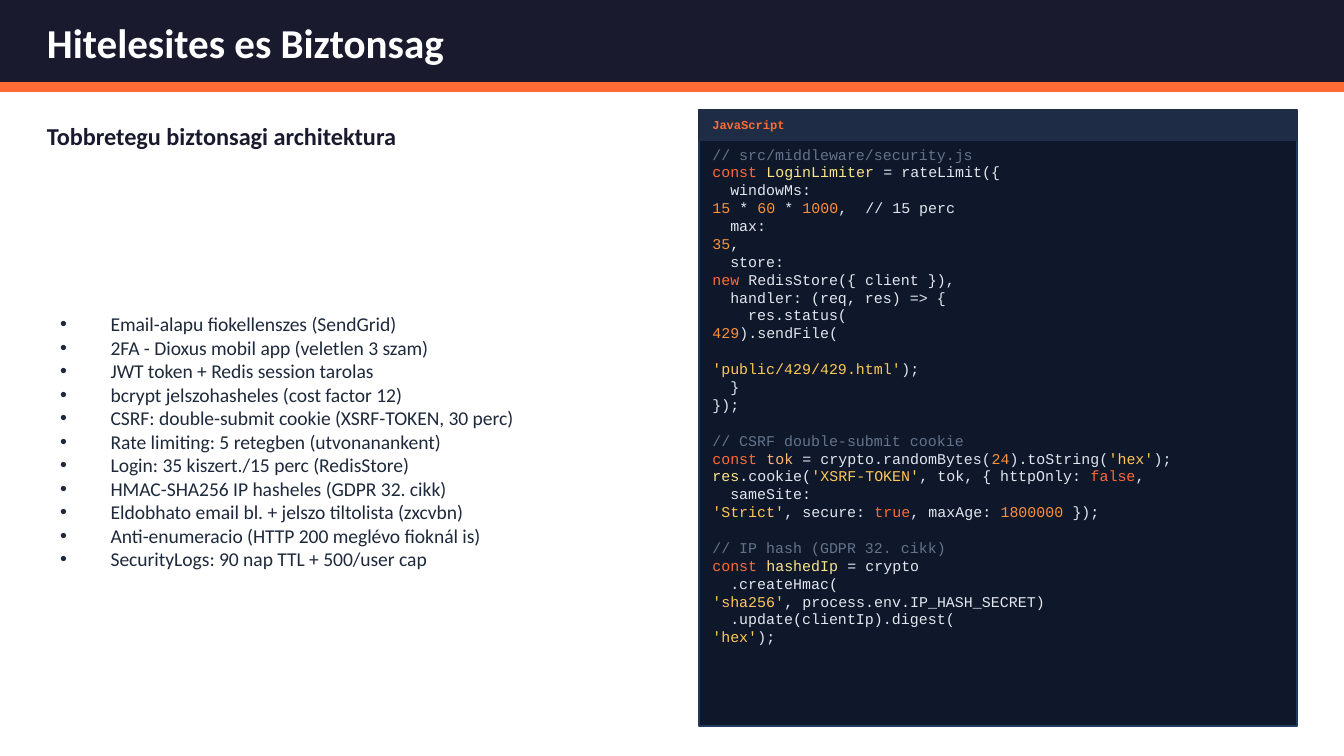
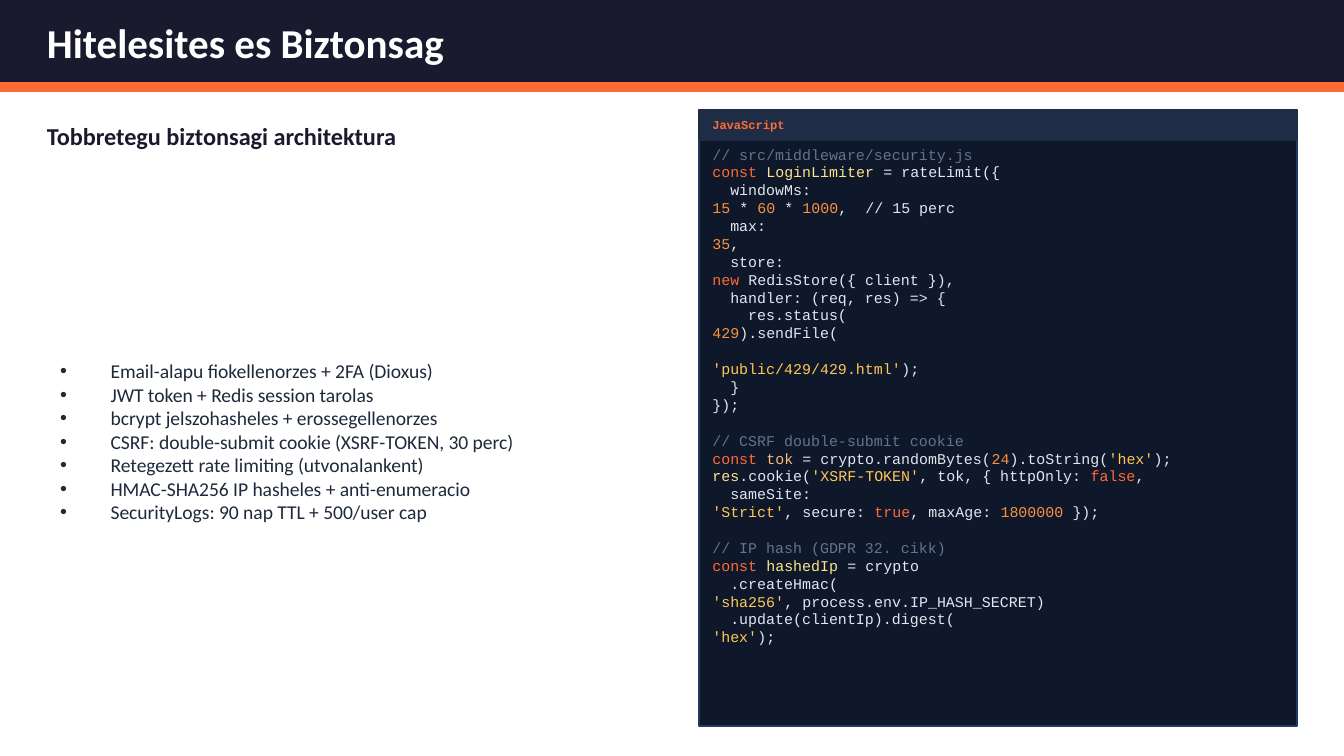
Before and after one commit to bivorzk/iskolaprojekt, a slide deck: slide 13 of SnapTray_Prezentacio_v3.pptx. Drawn at 1344x756 pixels with LibreOffice and Linux fonts; fonts in the diff are those of the drawing. Boxes give left, top, right and bottom in pixels: in the first picture for what was removed or moved away, otherwise in the second. Text is boxed around its words. In the diff, an @@ line names an element or a change of style, - is before the commit and + after.

```diff
--- a/SnapTray_Prezentacio_v3.pptx
+++ b/SnapTray_Prezentacio_v3.pptx
@@ text at bbox=[111, 364, 433, 381]: text changed @@
-• Email-alapu fiokellenszes (SendGrid)
-• 2FA - Dioxus mobil app (veletlen 3 szam)
+• Email-alapu fiokellenorzes + 2FA (Dioxus)
@@ text at bbox=[111, 411, 438, 429]: text changed @@
-• bcrypt jelszohasheles (cost factor 12)
+• bcrypt jelszohasheles + erossegellenorzes
@@ text at bbox=[111, 458, 470, 496]: text changed @@
-• Rate limiting: 5 retegben (utvonanankent)
-• Login: 35 kiszert./15 perc (RedisStore)
-• HMAC-SHA256 IP hasheles (GDPR 32. cikk)
-• Eldobhato email bl. + jelszo tiltolista (zxcvbn)
-• Anti-enumeracio (HTTP 200 meglévo fioknál is)
+• Retegezett rate limiting (utvonalankent)
+• HMAC-SHA256 IP hasheles + anti-enumeracio
```
Also in this commit, not shown: 9 other slides changed, 2 slides added, 16 slides removed, 1 other file.
